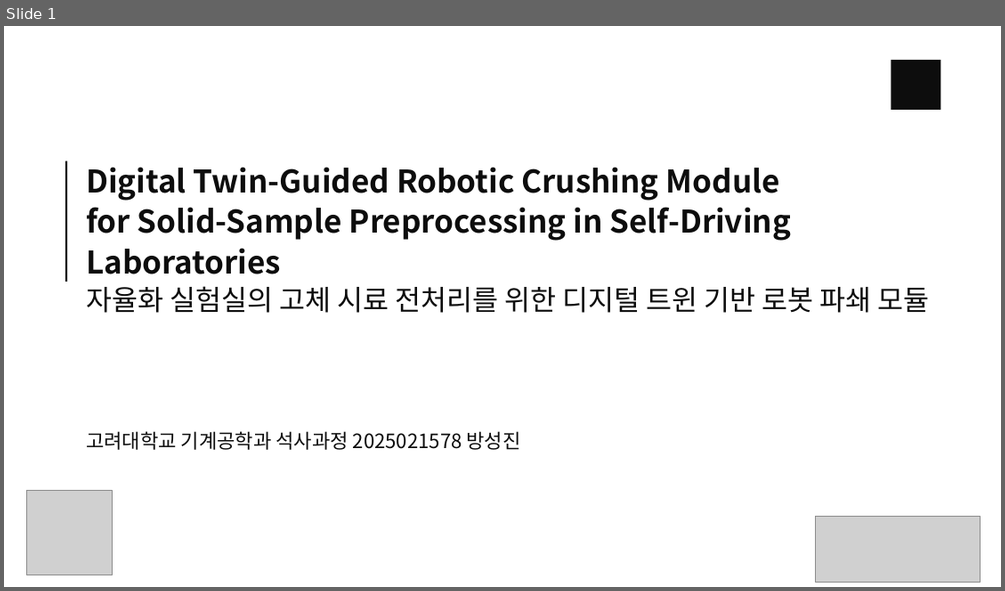
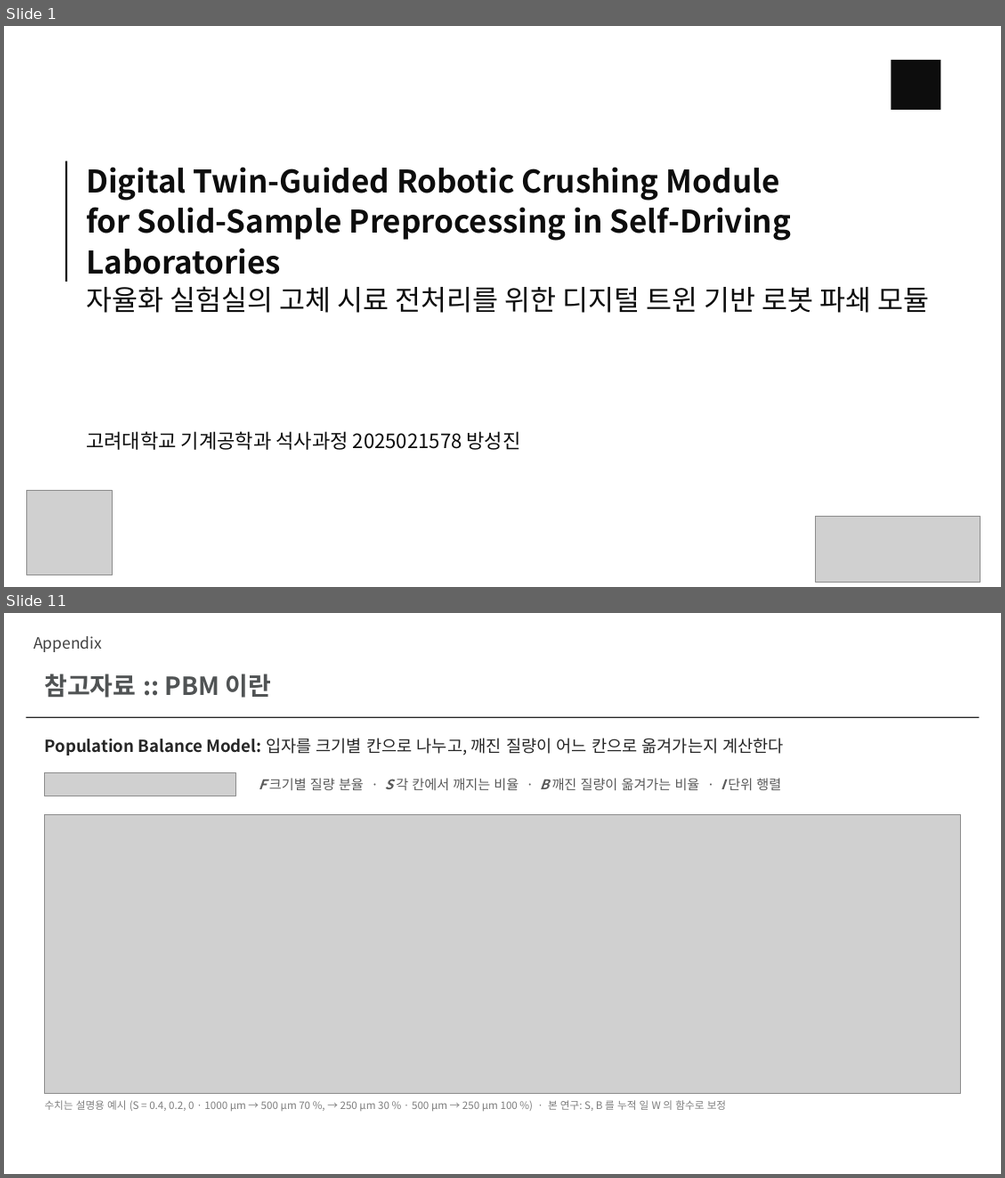
Before and after one commit to 55155/Crusher_IsaacSim, a slide deck: lab_meeting_deck/lab_meeting_deck.pptx. Shown one above the other, each under a label of ours: slide 1 before the commit, slides 1 and 11 after it; the slides between them are not shown. The pictures are 1005x591 and 1005x1178 pixels, drawn with LibreOffice and Linux fonts; fonts in the diff are those of the drawing; grey boxes stand for pictures. Boxes give left, top, right and bottom in pixels: in the first picture for what was removed or moved away, otherwise in the second. Text is boxed around its words. In the diff, an @@ line names an element or a change of style, - is before the commit and + after.

```diff
--- a/lab_meeting_deck/lab_meeting_deck.pptx
+++ b/lab_meeting_deck/lab_meeting_deck.pptx
@@ slide 11 added at (4,613,1001,1174), background #FFFFFF @@
@@ text added at (33,636,102,652), 15 pt, text #404040 @@
+Appendix
@@ text added at (44,674,271,698), 24 pt, text #505354, bold @@
+참고자료 :: PBM 이란
@@ rectangle added at (25,717,979,718), fill #262626 @@
@@ text added at (45,738,785,755), 16 pt, text #262626 @@
+Population Balance Model: 입자를 크기별 칸으로 나누고, 깨진 질량이 어느 칸으로 옮겨가는지 계산한다
@@ picture added at (44,773,235,795) @@
@@ text added at (259,778,781,790), 13 pt, text #595959 @@
+F 크기별 질량 분율 · S 각 칸에서 깨지는 비율 · B 깨진 질량이 옮겨가는 비율 · I 단위 행렬
@@ picture added at (44,814,961,1093) @@
@@ text added at (45,1100,726,1111), 10 pt, text #7F7F7F @@
+수치는 설명용 예시 (S = 0.4, 0.2, 0 · 1000 µm → 500 µm 70 %, → 250 µm 30 % · 500 µm → 250 µm 100 %) · 본 연구: S, B 를 누적 일 W 의 함수로 보정
```
Also in this commit, not shown: 9 slides changed, 10 other files.
